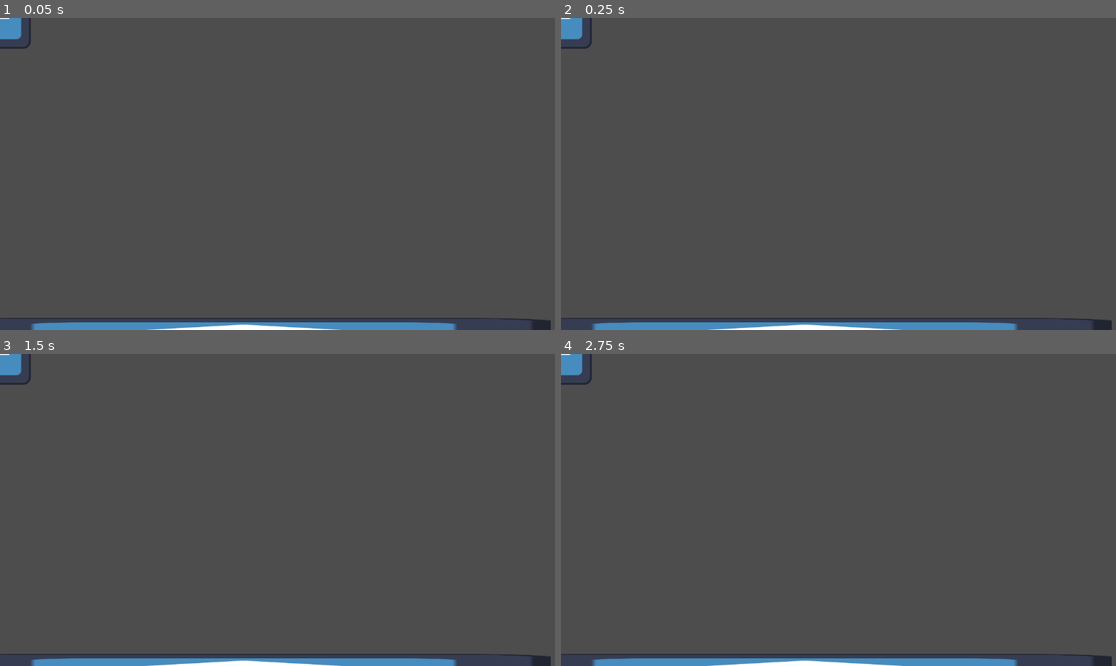
Above: before the commit, frames 1-4 (two rows, left to right).
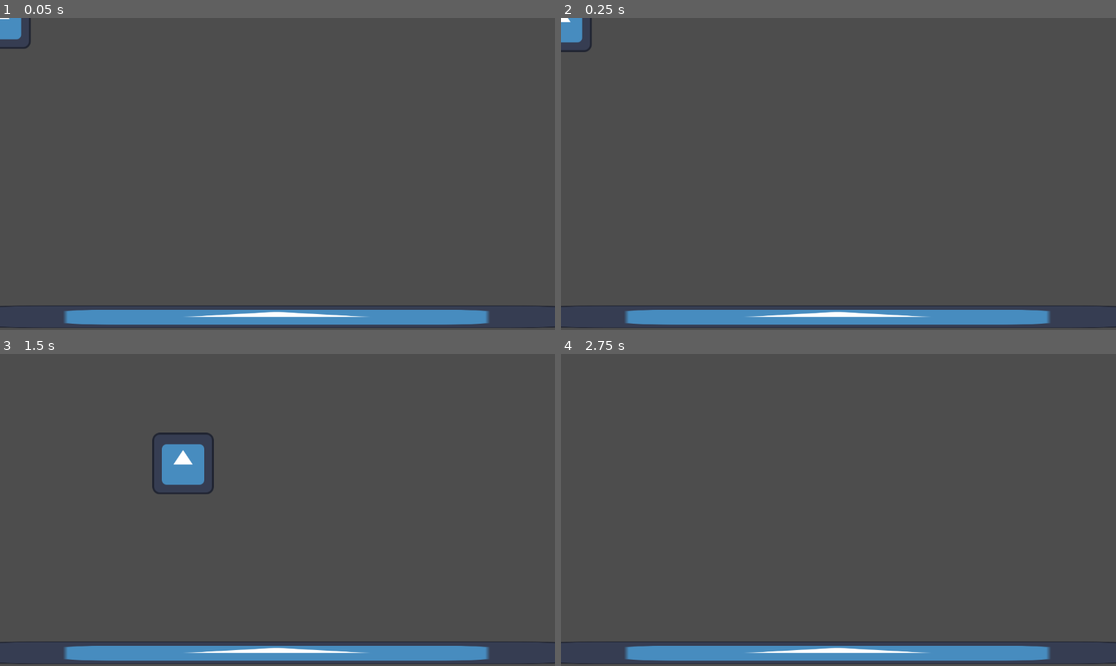
Above: after the commit, the same moments.

Repository: DangerousDaniel/Bubble-Drop-Godot-4
Game: Godot game, scene res://playground_kyle.tscn
Two runs of this game, one before a commit and one after it. Both use one fixed random seed, a clock stepped at 60 frames per second and the inputs below. The engine's default icon, where the game draws it, is replaced by a stand-in: a white triangle on a blue panel in a dark square.
Inputs:
- Up to frame 1 (0.05 s): no input
- Up to frame 2 (0.25 s): no input
- Up to frame 3 (1.5 s): hold Right (ui_right) from 0.53 s (still down); tap Up (ui_up) at 0.77 s
- Up to frame 4 (2.75 s): tap Up (ui_up) at 1.52 s; release Right (ui_right) at 2.03 s; hold Left (ui_left) from 2.03 s (still down)

The runs differ from the first frame. In frame 1, 4.9% of the frame differs, in the area x 0-100%, y 0-100%; in frame 2, 5.1%; in frame 3, 6.6%; in frame 4, 5.2%.

Commit message:
work player but gravity is a mess

Diff:
--- a/bubble-drop-godot-4/Player.tscn
+++ b/bubble-drop-godot-4/Player.tscn
@@ -1,19 +1,20 @@
 [gd_scene load_steps=4 format=3 uid="uid://biapstqd7xc8x"]
 
 [ext_resource type="Script" path="res://PlayerController.gd" id="1_lmnhc"]
-[ext_resource type="Texture2D" uid="uid://cmld6ukpvs4du" path="res://icon.svg" id="2_4d3c5"]
+[ext_resource type="Texture2D" uid="uid://cmld6ukpvs4du" path="res://icon.svg" id="2_a36ox"]
 
-[sub_resource type="RectangleShape2D" id="RectangleShape2D_khlfx"]
-size = Vector2(127, 128)
+[sub_resource type="RectangleShape2D" id="RectangleShape2D_ydef7"]
+size = Vector2(129, 128)
 
 [node name="Player" type="Node2D"]
 
 [node name="CharacterBody2D" type="CharacterBody2D" parent="."]
 script = ExtResource("1_lmnhc")
+gravity = 200
 
-[node name="Sprite2D" type="Sprite2D" parent="."]
-texture = ExtResource("2_4d3c5")
+[node name="Sprite2D" type="Sprite2D" parent="CharacterBody2D"]
+texture = ExtResource("2_a36ox")
 
-[node name="CollisionShape2D" type="CollisionShape2D" parent="."]
-position = Vector2(-0.5, 1)
-shape = SubResource("RectangleShape2D_khlfx")
+[node name="CollisionShape2D" type="CollisionShape2D" parent="CharacterBody2D"]
+position = Vector2(-1.5, 0)
+shape = SubResource("RectangleShape2D_ydef7")
--- a/bubble-drop-godot-4/playground_kyle.tscn
+++ b/bubble-drop-godot-4/playground_kyle.tscn
@@ -1,21 +1,23 @@
-[gd_scene load_steps=4 format=3 uid="uid://bavmcnpdesb57"]
+[gd_scene load_steps=4 format=3 uid="uid://bol8ly0annj0c"]
 
 [ext_resource type="PackedScene" uid="uid://biapstqd7xc8x" path="res://Player.tscn" id="1_uadcn"]
 [ext_resource type="Texture2D" uid="uid://cmld6ukpvs4du" path="res://icon.svg" id="2_meuoj"]
 
-[sub_resource type="RectangleShape2D" id="RectangleShape2D_78ejm"]
-size = Vector2(127.498, 117.106)
+[sub_resource type="RectangleShape2D" id="RectangleShape2D_82g01"]
+size = Vector2(114.849, 161.149)
 
 [node name="Playground_Kyle" type="Node2D"]
 
 [node name="Player" parent="." instance=ExtResource("1_uadcn")]
 
-[node name="Sprite_Ground" type="Sprite2D" parent="."]
-position = Vector2(506, 647)
+[node name="Area2D" type="Area2D" parent="."]
+position = Vector2(504, 646.5)
 scale = Vector2(9.96094, 0.367188)
+
+[node name="CollisionShape2D" type="CollisionShape2D" parent="Area2D"]
+position = Vector2(7.02744, -70.5743)
+scale = Vector2(1, 1)
+shape = SubResource("RectangleShape2D_82g01")
+
+[node name="Sprite2D" type="Sprite2D" parent="Area2D/CollisionShape2D"]
 texture = ExtResource("2_meuoj")
-
-[node name="CollisionShape2D" type="CollisionShape2D" parent="Sprite_Ground"]
-position = Vector2(-0.200775, -1.36169)
-scale = Vector2(1, 1)
-shape = SubResource("RectangleShape2D_78ejm")
